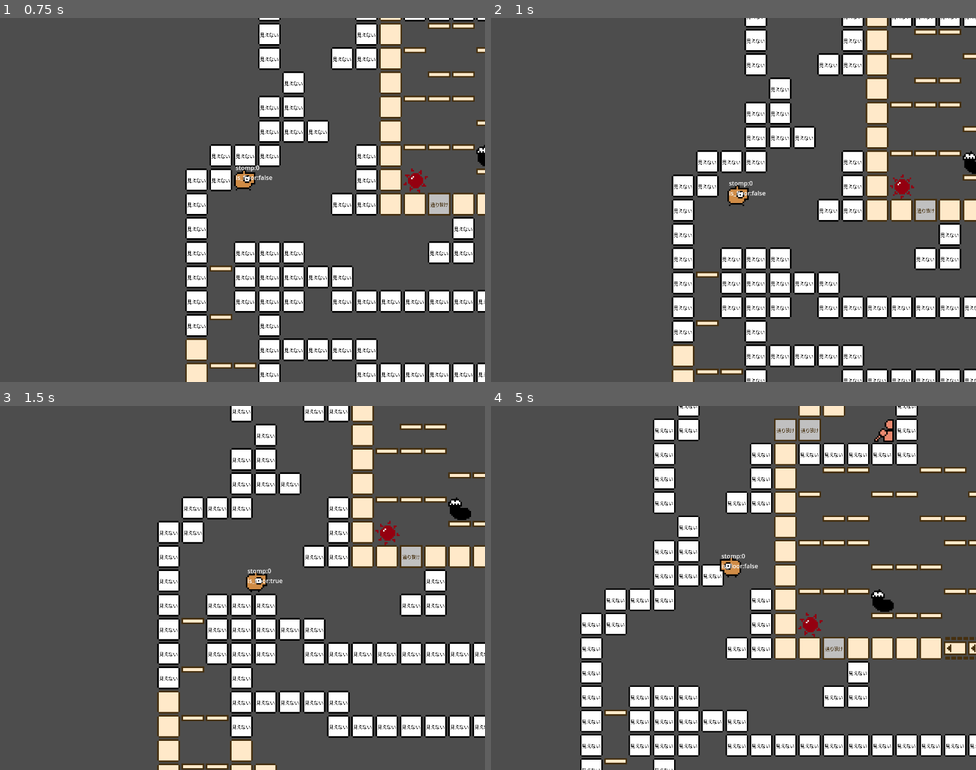
Above: before the commit, frames 1-4 (two rows, left to right).
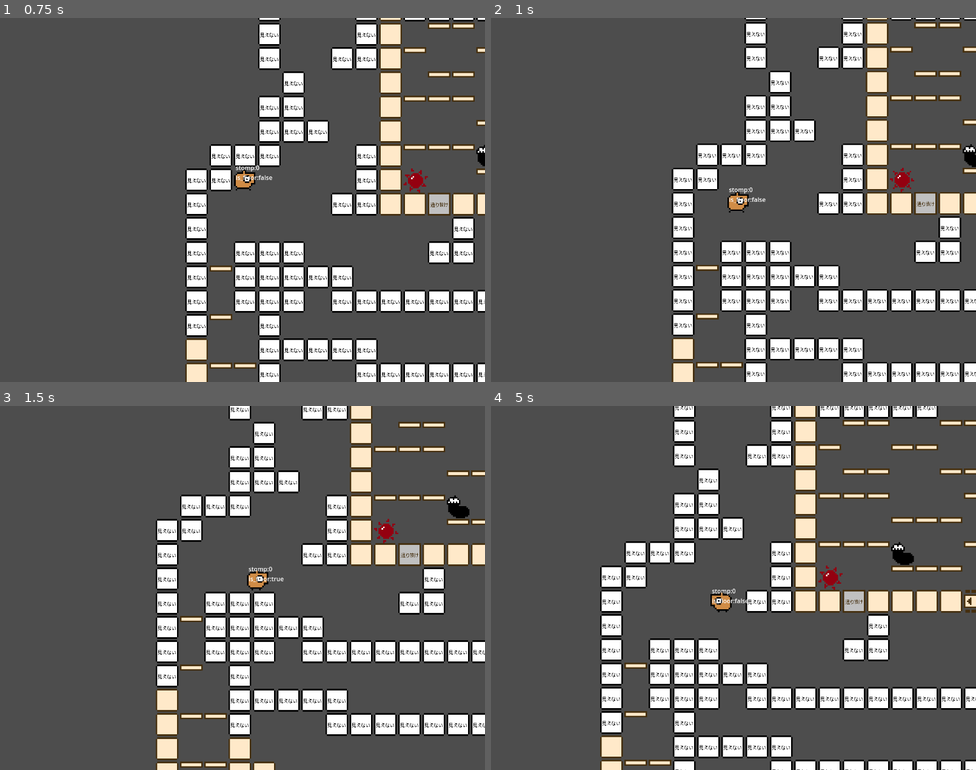
Above: after the commit, the same moments.

Repository: syun77/gd_ino
Game: Godot game, scene res://Main.tscn
Same seed, same stepped clock (60 frames per second), same inputs: the game is played once before the commit and once after it.
Inputs (mouse positions are in pixels of both pictures, inside the frame that each line leads up to):
- Up to frame 1 (0.75 s): tap Enter (ui_accept) at 0.5 s; move the mouse to (349, 181) at 0.52 s; hold Right (ui_right) from 0.53 s (still down)
- Up to frame 2 (1 s): keep holding Right (ui_right); tap Enter (ui_accept) at 0.77 s
- Up to frame 3 (1.5 s): keep holding Right (ui_right); move the mouse to (145, 606) at 1.27 s
- Up to frame 4 (5 s): tap Enter (ui_accept) at 1.52, 3.02, 3.77, 4.52 s; move the mouse to (782, 507) at 2.02 s; release Right (ui_right) at 2.03 s; hold Left (ui_left) 2.03-2.78 s; move the mouse to (709, 660) at 2.77 s; hold Right (ui_right) 2.78-4.28 s; move the mouse to (879, 642) at 3.52 s; move the mouse to (588, 533) at 4.27 s; hold Left (ui_left) from 4.28 s (still down)

Frame 1 is identical in both runs. In frame 2, 18% of the frame differs, in the area x 37-100%, y 0-100%; in frame 3, 14%; in frame 4, 40%, in the area x 18-100%, y 0-100%.

Commit message:
プレイヤーのコリジョンサイズを調整

Diff:
--- a/gd_ino/src/player/Player.tscn
+++ b/gd_ino/src/player/Player.tscn
@@ -1,10 +1,10 @@
 [gd_scene load_steps=4 format=3 uid="uid://b8l4gx0hk4ule"]
 
-[ext_resource type="Texture2D" uid="uid://b2ty7clujv3dr" path="res://assets/images/player.png" id="1_4u15n"]
+[ext_resource type="Texture2D" uid="uid://btwnxhbdmccvs" path="res://assets/images/player.png" id="1_4u15n"]
 [ext_resource type="Script" path="res://src/player/Player.gd" id="1_nf7v2"]
 
 [sub_resource type="RectangleShape2D" id="RectangleShape2D_u0tnx"]
-size = Vector2(34, 48)
+size = Vector2(48, 60)
 
 [node name="Player" type="CharacterBody2D"]
 collision_mask = 6
@@ -17,7 +17,7 @@
 vframes = 4
 
 [node name="CollisionShape2D" type="CollisionShape2D" parent="."]
-position = Vector2(0, -24)
+position = Vector2(0, -30)
 shape = SubResource("RectangleShape2D_u0tnx")
 
 [node name="Label" type="Label" parent="."]
